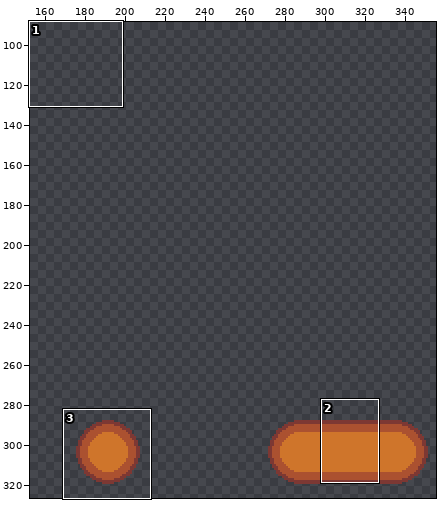
Pixel-art file: art/concept.aseprite. The first picture is a wide view before the edit; the outline marks the close-up.
Close-up. Before the edit:
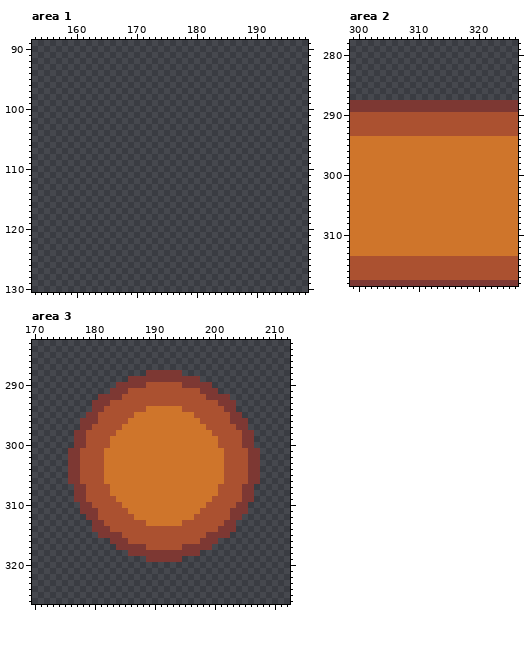
640x360 pixels, 1 frame. Shown: area 1: x 153..198, y 89..130; area 2: x 299..326, y 278..318; area 3: x 170..212, y 283..326. The old version is drawn lined up with the new one. The wide view leaves out empty margins.
After the commit:
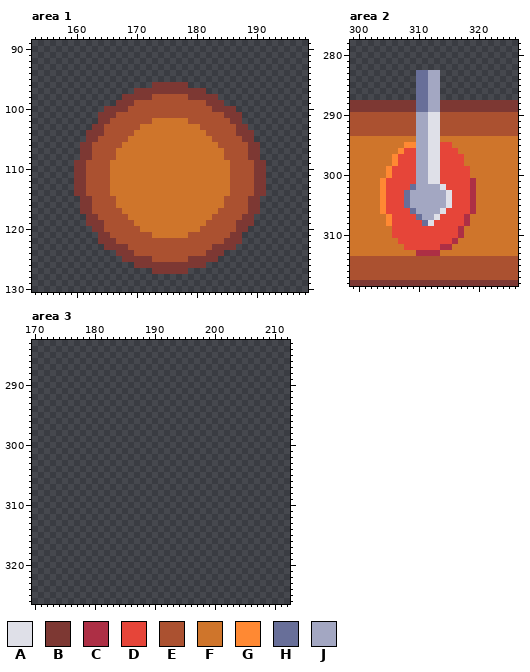
Palette (. is transparent): A #dfe0e8  B #7d3833  C #ad2f45  D #e64539  E #ab5130  F #cf752b  G #ff8933  H #686f99  J #a3a7c2
Difference:
whole drawing moved by +16,+192 (the old picture is shown already moved)
Changed rows in their new state; - is an unchanged pixel.
Area 1:
first column x 160:
 96 -------------BBBBBB-------------
 97 ----------BBBBBBBBBBBB----------
 98 --------BBBBBEEEEEEBBBBB--------
 99 -------BBBEEEEEEEEEEEEBBB-------
100 -----BBBBEEEEEEEEEEEEEEBBBB-----
101 ----BBBEEEEEEEEEEEEEEEEEEBBB----
102 ----BBEEEEEEEFFFFFFEEEEEEEBB----
103 ---BBEEEEEEFFFFFFFFFFEEEEEEBB---
104 --BBBEEEEEFFFFFFFFFFFFEEEEEBBB--
105 --BBEEEEEFFFFFFFFFFFFFFEEEEEBB--
106 -BBEEEEEFFFFFFFFFFFFFFFFEEEEEBB-
107 -BBEEEEFFFFFFFFFFFFFFFFFFEEEEBB-
108 -BBEEEEFFFFFFFFFFFFFFFFFFEEEEBB-
109 BBEEEEFFFFFFFFFFFFFFFFFFFFEEEEBB
110 BBEEEEFFFFFFFFFFFFFFFFFFFFEEEEBB
111 BBEEEEFFFFFFFFFFFFFFFFFFFFEEEEBB
112 BBEEEEFFFFFFFFFFFFFFFFFFFFEEEEBB
113 BBEEEEFFFFFFFFFFFFFFFFFFFFEEEEBB
114 BBEEEEFFFFFFFFFFFFFFFFFFFFEEEEBB
115 -BBEEEEFFFFFFFFFFFFFFFFFFEEEEBB-
116 -BBEEEEFFFFFFFFFFFFFFFFFFEEEEBB-
117 -BBEEEEEFFFFFFFFFFFFFFFFEEEEEBB-
118 --BBEEEEEFFFFFFFFFFFFFFEEEEEBB--
119 --BBBEEEEEFFFFFFFFFFFFEEEEEBBB--
120 ---BBEEEEEEFFFFFFFFFFEEEEEEBB---
121 ----BBEEEEEEEFFFFFFEEEEEEEBB----
122 ----BBBEEEEEEEEEEEEEEEEEEBBB----
123 -----BBBBEEEEEEEEEEEEEEBBBB-----
124 -------BBBEEEEEEEEEEEEBBB-------
125 --------BBBBBEEEEEEBBBBB--------
126 ----------BBBBBBBBBBBB----------
127 -------------BBBBBB-------------
Area 2:
first column x 304:
283 ------HHJJ------
284 ------HHJJ------
285 ------HHJJ------
286 ------HHJJ------
287 ------HHJJ------
288 ------HHJJ------
289 ------HHJJ------
290 ------JJAA------
291 ------JJAA------
292 ------JJAA------
293 ------JJAA------
294 ------JJAA------
295 ----GGJJAADD----
296 ---GDDJJAADDD---
297 --GDDDJJAADDDD--
298 --GDDDJJAADDDD--
299 -GDDDDJJAADDDDD-
300 -GDDDDJJAADDDDD-
301 GDDDDDJJAADDDDDC
302 GDDDDHJJJJADDDDC
303 GDDDHJJJJJJADDDC
304 GDDDHJJJJJJADDDC
305 GDDDHJJJJJJADDDC
306 GDDDDHJJJJADDDDC
307 -GDDDDHJJADDDDC-
308 -GDDDDDHADDDDDC-
309 --DDDDDDDDDDDC--
310 --DDDDDDDDDDDC--
311 ---DDDDDDDDDC---
312 ----DDDDDDCC----
313 ------CCCC------
Area 3:
first column x 176:
288 -------------......-------------
289 ----------............----------
290 --------................--------
291 -------..................-------
292 -----......................-----
293 ----........................----
294 ----........................----
295 ---..........................---
296 --............................--
297 --............................--
298 -..............................-
299 -..............................-
300 -..............................-
301 ................................
302 ................................
303 ................................
304 ................................
305 ................................
306 ................................
307 -..............................-
308 -..............................-
309 -..............................-
310 --............................--
311 --............................--
312 ---..........................---
313 ----........................----
314 ----........................----
315 -----......................-----
316 -------..................-------
317 --------................--------
318 ----------............----------
319 -------------......-------------
Pixel boxes of the changes (left, top, right, bottom) in both close-ups:
added: (74, 82, 266, 274)
changed: (380, 70, 476, 256)
erased: (68, 370, 260, 562)
